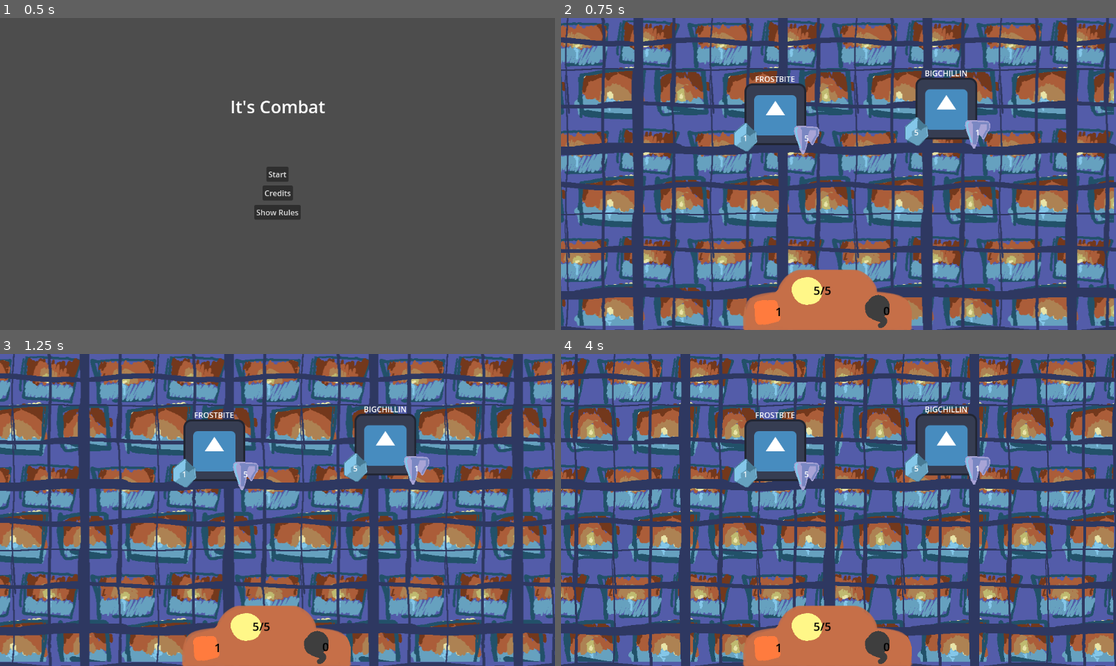
Above: before the commit, frames 1-4 (two rows, left to right).
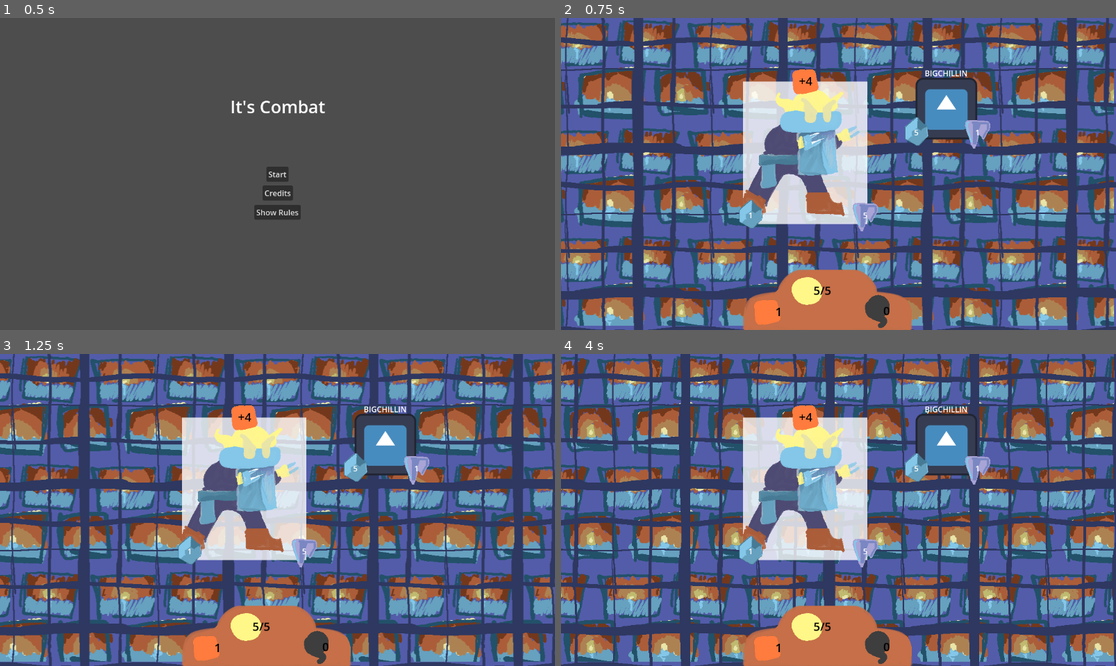
Above: after the commit, the same moments.

Repository: alex-mike-mark-again/godot-combat
Game: Godot game, scene res://main_menu.tscn
The game is run twice, just before and just after one commit, with the same random seed, the same clock (stepped at 60 frames per second) and the same inputs. The engine's default icon, where the game draws it, is replaced by a stand-in: a white triangle on a blue panel in a dark square.
Inputs (mouse positions are in pixels of both pictures, inside the frame that each line leads up to):
- Up to frame 1 (0.5 s): no input
- Up to frame 2 (0.75 s): click "Start" at 0.5 s
- Up to frame 3 (1.25 s): no input
- Up to frame 4 (4 s): click (949, 444) at 1.27 s; click (949, 444) at 2.02 s; click (949, 435) at 2.77 s; click "Retry from start" at 3.5 s

Frame 1 is identical in both runs. In frame 2, 10% of the frame differs, in the area x 31-58%, y 16-69%; in frame 3, 10%; in frame 4, 10%.

Commit message:
Adds frostbite to stage 1

Diff:
--- a/enemies/enemy.tscn
+++ b/enemies/enemy.tscn
@@ -171,6 +171,7 @@
 
 [node name="bite" type="Control" parent="Labels"]
 layout_mode = 1
+anchors_preset = 3
 anchor_left = 1.0
 anchor_top = 1.0
 anchor_right = 1.0
@@ -202,6 +203,7 @@
 
 [node name="chill" type="Control" parent="Labels"]
 layout_mode = 1
+anchors_preset = 2
 anchor_top = 1.0
 anchor_bottom = 1.0
 offset_left = -11.0
--- a/troops/stage1b.tscn
+++ b/troops/stage1b.tscn
@@ -6,16 +6,19 @@
 [ext_resource type="Shader" path="res://ui/background.gdshader" id="3_o8glo"]
 [ext_resource type="Texture2D" uid="uid://ch8dyx6fiqyjh" path="res://sprites/bg_cell_grid.png" id="4_5abss"]
 [ext_resource type="Texture2D" uid="uid://crsqdtsyoglrl" path="res://sprites/bg_windows.png" id="4_eynfx"]
+[ext_resource type="Texture2D" uid="uid://rcjoqrya5n1s" path="res://sprites/goblin_frostbite.png" id="7_fitlv"]
 
-[sub_resource type="ShaderMaterial" id="ShaderMaterial_vsqnt"]
+[sub_resource type="ShaderMaterial" id="ShaderMaterial_76eym"]
 resource_local_to_scene = true
 shader = ExtResource("3_o8glo")
 shader_parameter/scroll_speed = 0.5
+shader_parameter/transparency = 1.0
 
-[sub_resource type="ShaderMaterial" id="ShaderMaterial_4dym4"]
+[sub_resource type="ShaderMaterial" id="ShaderMaterial_1h3a8"]
 resource_local_to_scene = true
 shader = ExtResource("3_o8glo")
 shader_parameter/scroll_speed = 0.5
+shader_parameter/transparency = 1.0
 
 [node name="stage1b" type="Control"]
 layout_mode = 3
@@ -31,7 +34,7 @@
 color = Color(0.32549, 0.360784, 0.662745, 1)
 
 [node name="BackgroundLayer2" parent="background" instance=ExtResource("2_iyebe")]
-material = SubResource("ShaderMaterial_vsqnt")
+material = SubResource("ShaderMaterial_76eym")
 offset_right = 1148.0
 offset_bottom = 639.0
 texture = ExtResource("4_eynfx")
@@ -39,7 +42,7 @@
 
 [node name="BackgroundLayer3" parent="background" instance=ExtResource("2_iyebe")]
 modulate = Color(0.321569, 0.34902, 1, 1)
-material = SubResource("ShaderMaterial_4dym4")
+material = SubResource("ShaderMaterial_1h3a8")
 offset_right = 1165.0
 offset_bottom = 651.0
 texture = ExtResource("4_5abss")
@@ -64,3 +67,17 @@
 offset_bottom = 132.0
 buff_atk = 4
 atk = 5
+
+[node name="bite" parent="enemies/FROSTBITE/Labels" index="0"]
+anchors_preset = 3
+
+[node name="chill" parent="enemies/FROSTBITE/Labels" index="1"]
+anchors_preset = 2
+
+[node name="Selector" parent="enemies/FROSTBITE" index="2"]
+offset_right = 2454.0
+offset_bottom = 2818.0
+scale = Vector2(0.105, 0.105)
+icon = ExtResource("7_fitlv")
+
+[editable path="enemies/FROSTBITE"]
Not shown, added: sprites/goblin_frostbite.png.import
Not shown: 1 places in troops/stage1b.tscn that only renumber resources
